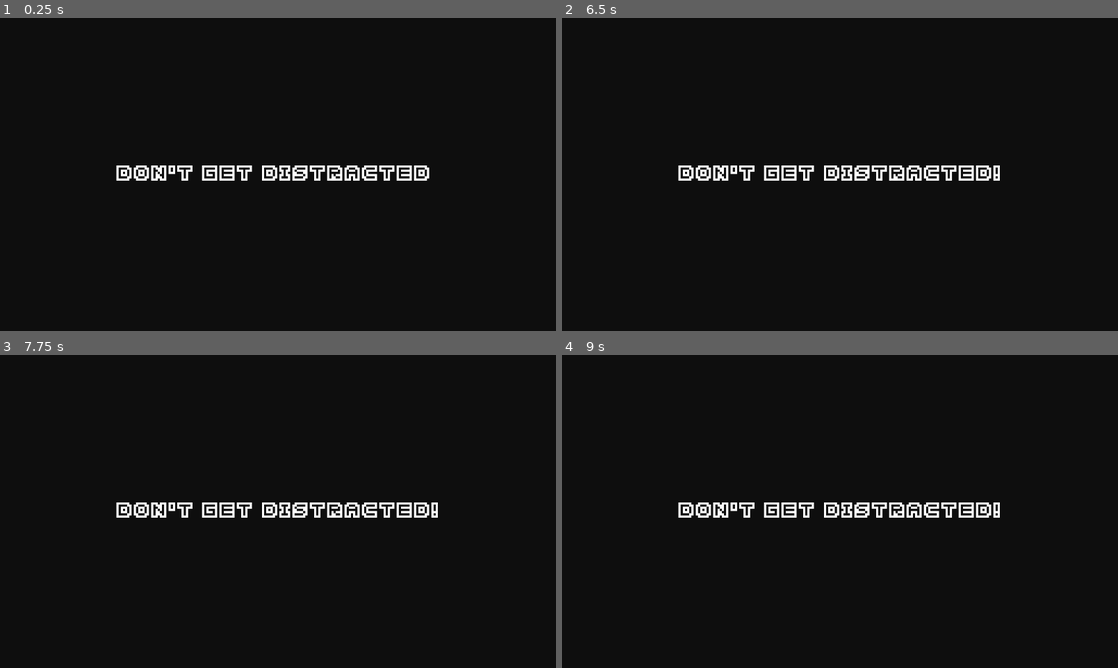
Above: before the commit, frames 1-4 (two rows, left to right).
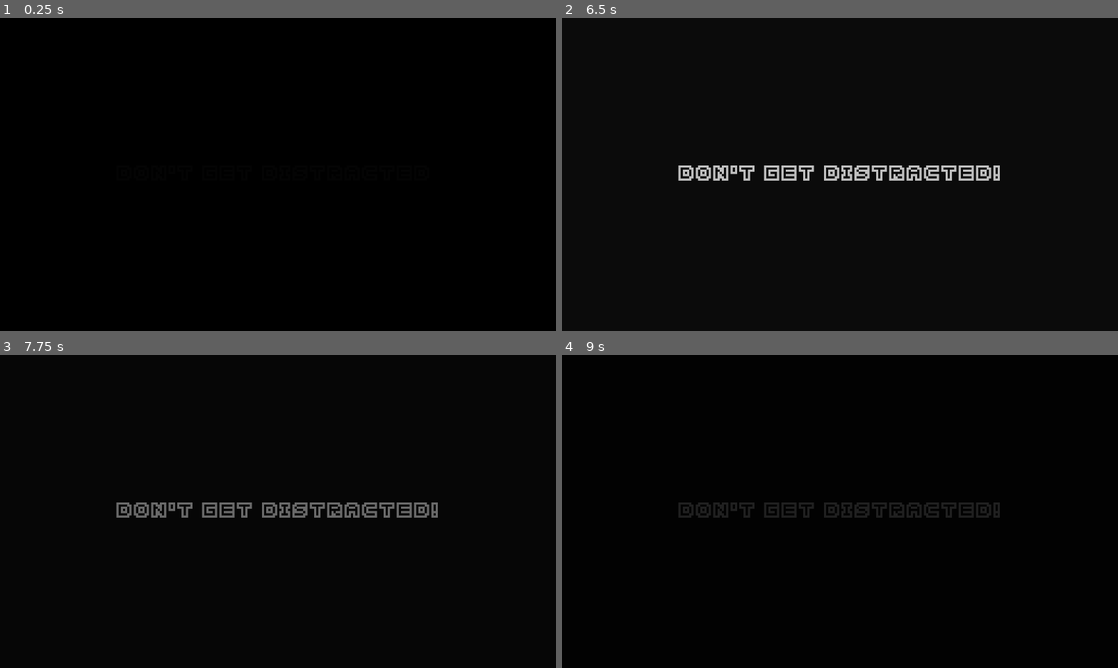
Above: after the commit, the same moments.

Repository: nwrenger/Crastination
Game: Godot game, scene res://World/Level/Level10/MessagePortal1.tscn
Two runs of this game, one before a commit and one after it. Both use one fixed random seed, a clock stepped at 60 frames per second and the inputs below. This scene is started directly instead of the project's main scene.
Inputs:
- Up to frame 1 (0.25 s): no input
- Up to frame 2 (6.5 s): tap Enter at 0.5, 4.25, 5.75 s; hold R 0.53-1.28 s; hold Right (ui_right) 0.53-2.03 s; tap W (ui_up) at 0.77, 1.52, 3.02, 3.77, 4.52, 6.02 s; tap R every 1.5 s from 1.35 to 5.85 s; hold A (ui_left) 2.03-2.78 s; hold R 2.03-2.78 s; hold Right (ui_right) 2.78-4.28 s; tap Space at 3.5, 5 s; hold R 3.53-4.28 s; hold A (ui_left) 4.28-5.03 s; hold Right (ui_right) 5.03-5.78 s; hold R 5.03-5.78 s; hold A (ui_left) from 5.78 s (still down)
- Up to frame 3 (7.75 s): tap Space at 6.5 s; hold R 6.53-7.28 s; tap W (ui_up) at 6.77, 7.52 s; release A (ui_left) at 7.28 s; hold Right (ui_right) from 7.28 s (still down); tap R at 7.35 s
- Up to frame 4 (9 s): keep holding Right (ui_right); hold R 8.03-8.78 s; tap R at 8.85 s

The runs differ from the first frame. In frame 1, 1.7% of the frame differs, in the area x 20-78%, y 47-52%; in frame 2, 1.5%; in frame 3, 1.6%; in frame 4, 1.7%, in the area x 20-79%, y 47-52%.
Error in both runs: Cannot call method 'get_as_text' on a null value. (res://UI/Save.gd:12)

Commit message:
:lipstick: Small Chnages

Diff:
--- a/World/Level/Level10/Level10.tscn
+++ b/World/Level/Level10/Level10.tscn
@@ -1,10 +1,11 @@
-[gd_scene load_steps=14 format=3 uid="uid://bqhojd22khehp"]
+[gd_scene load_steps=15 format=3 uid="uid://bqhojd22khehp"]
 
 [ext_resource type="TileSet" uid="uid://dmwva45vx8phu" path="res://World/Terrain/Tileset.tres" id="1"]
 [ext_resource type="PackedScene" uid="uid://ct0spru8yxrym" path="res://Player/Player.tscn" id="2"]
 [ext_resource type="Texture2D" uid="uid://c0um0smge7r6p" path="res://Player/CatSpriteSheet.png" id="3"]
 [ext_resource type="PackedScene" path="res://World/Terrain/Background.tscn" id="5"]
 [ext_resource type="Script" path="res://World/Level/Level10/BordersTP.gd" id="6"]
+[ext_resource type="FontFile" path="res://Fonts/Text.tres" id="6_llp6p"]
 [ext_resource type="PackedScene" uid="uid://x857qw1vgq3c" path="res://World/Level/Level10/Level10.1.tscn" id="7"]
 [ext_resource type="PackedScene" uid="uid://bsprmlvm1l1e5" path="res://Portal/Portal.tscn" id="9"]
 
@@ -75,6 +76,8 @@
 offset_top = -11.6667
 offset_right = 142.0
 offset_bottom = -0.666667
+theme_override_fonts/normal_font = ExtResource("6_llp6p")
+theme_override_font_sizes/normal_font_size = 7
 text = "->"
 
 [node name="Player" parent="." instance=ExtResource("2")]
--- a/World/Level/Level10/MessagePortal1.tscn
+++ b/World/Level/Level10/MessagePortal1.tscn
@@ -68,7 +68,6 @@
 text = "DON'T GET DISTRACTED"
 
 [node name="ColorRect" type="ColorRect" parent="CanvasLayer"]
-visible = false
 self_modulate = Color(0, 0, 0, 1)
 offset_right = 1280.0
 offset_bottom = 720.0
--- a/World/Title.tscn
+++ b/World/Title.tscn
@@ -177,16 +177,17 @@
 Level10 = ExtResource("21")
 
 [node name="CurrentLevel" type="RichTextLabel" parent="Canvas"]
-visible = false
 anchors_preset = 8
 anchor_left = 0.5
 anchor_top = 0.5
 anchor_right = 0.5
 anchor_bottom = 0.5
-offset_left = -170.5
+offset_left = -170.0
 offset_top = 26.0
-offset_right = 170.5
+offset_right = 208.0
 offset_bottom = 66.0
+grow_horizontal = 2
+grow_vertical = 2
 theme_override_fonts/normal_font = ExtResource("15_5j26o")
 theme_override_font_sizes/normal_font_size = 21
 text = "Current Level:"
